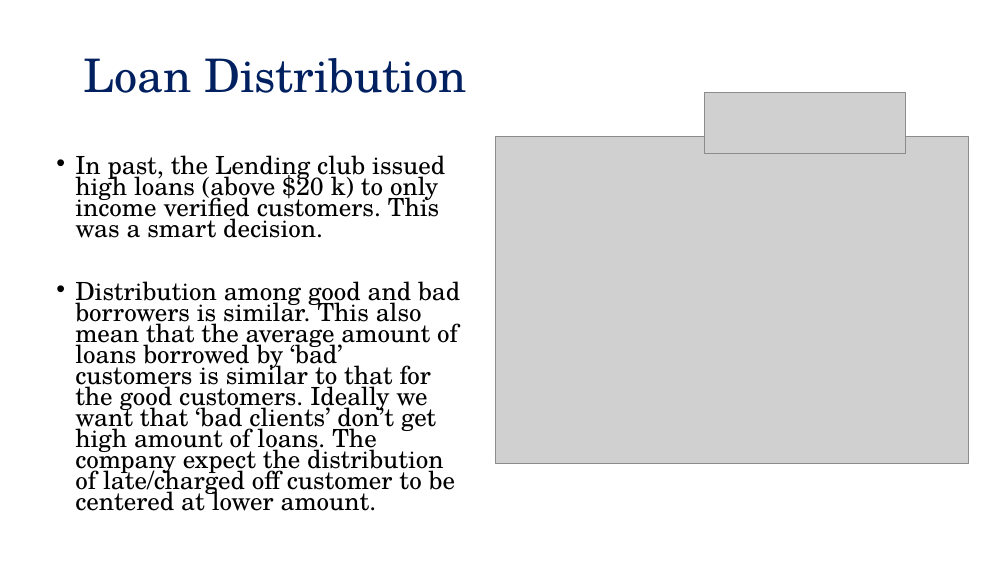
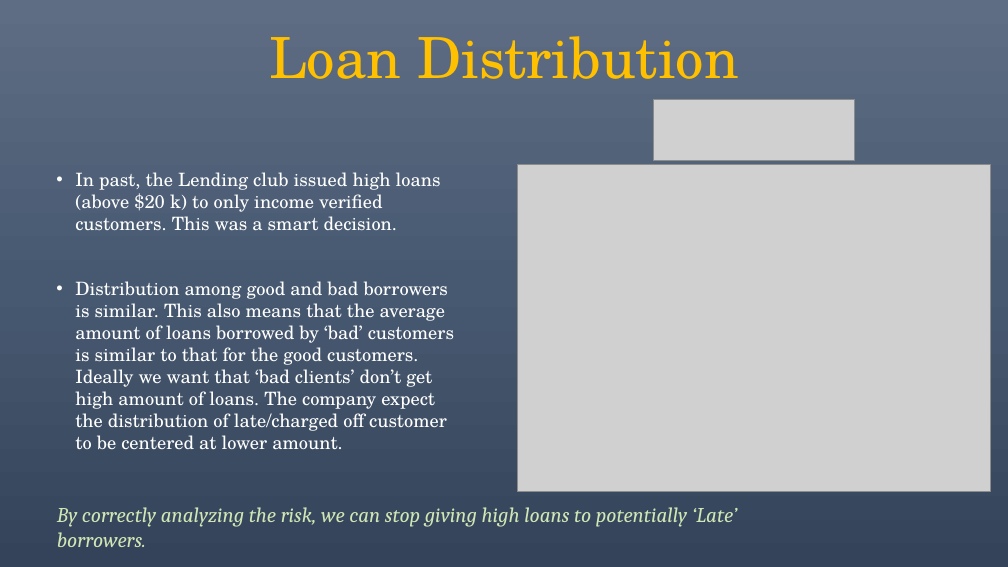
Before and after one commit to lekhnath12/CAPSTONE_II, a slide deck: slide 5 of Slide Deck.pptx. Drawn at 1008x567 pixels with LibreOffice and Linux fonts; fonts in the diff are those of the drawing; grey boxes stand for pictures. Boxes give left, top, right and bottom in pixels: in the first picture for what was removed or moved away, otherwise in the second. Text is boxed around its words. In the diff, an @@ line names an element or a change of style, - is before the commit and + after.

```diff
--- a/Slide Deck.pptx
+++ b/Slide Deck.pptx
@@ background #FFFFFF to gradient #5E6D85 to #495A73 to #35445A @@
@@ title "Loan Distribution": place and size @@
-title "Loan Distribution" at box(84, 58, 466, 93)
+title "Loan Distribution" at box(269, 36, 739, 79)
@@ title "Loan Distribution" at box(269, 36, 739, 79): size 44 to 54 pt, text colour #002060 to #FFC000 @@
@@ line removed from (594, 242) to (789, 78) @@
@@ picture: place and size @@
-picture at box(704, 93, 906, 154)
+picture at box(653, 100, 855, 160)
@@ text "In past, the Lending club ...": place and size @@
-text "In past, the Lending club ..." at box(75, 155, 460, 511)
+text "In past, the Lending club ..." at box(75, 172, 454, 450)
@@ text at box(75, 172, 441, 230): size 23.8 to 17.5 pt, text colour #000000 to #FFFFFF in "In past, the Lending club issued high ..."; line spacing 0.7 to 1 @@
@@ picture: place and size @@
-picture at box(496, 137, 969, 464)
+picture at box(518, 165, 991, 492)
@@ text at box(75, 281, 454, 450): text changed; size 23.8 to 17.5 pt; text colour #000000 to #FFFFFF @@
-• Distribution among good and bad borrowers is similar. This also mean that the average amount of loans borrowed by ‘bad’ customers is similar to that for the good customers. Ideally we want that ‘bad clients’ don’t get high amount of loans. The company expect the distribution of late/charged off customer to be centered at lower amount.
+• Distribution among good and bad borrowers is similar. This also means that the average amount of loans borrowed by ‘bad’ customers is similar to that for the good customers. Ideally we want that ‘bad clients’ don’t get high amount of loans. The company expect the distribution of late/charged off customer to be centered at lower amount.
@@ text added at box(57, 507, 738, 547), 20 pt, text #D1E6B5, italic @@
+  By correctly analyzing the risk, we can stop giving high loans to potentially ‘Late’ borrowers.
```
Also in this commit, not shown: 15 other slides changed.
